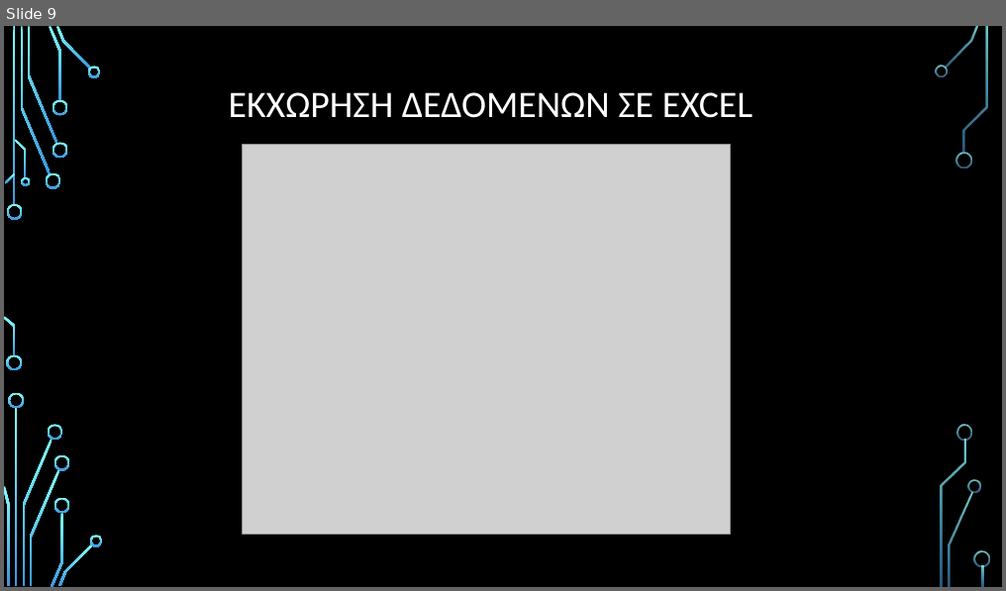
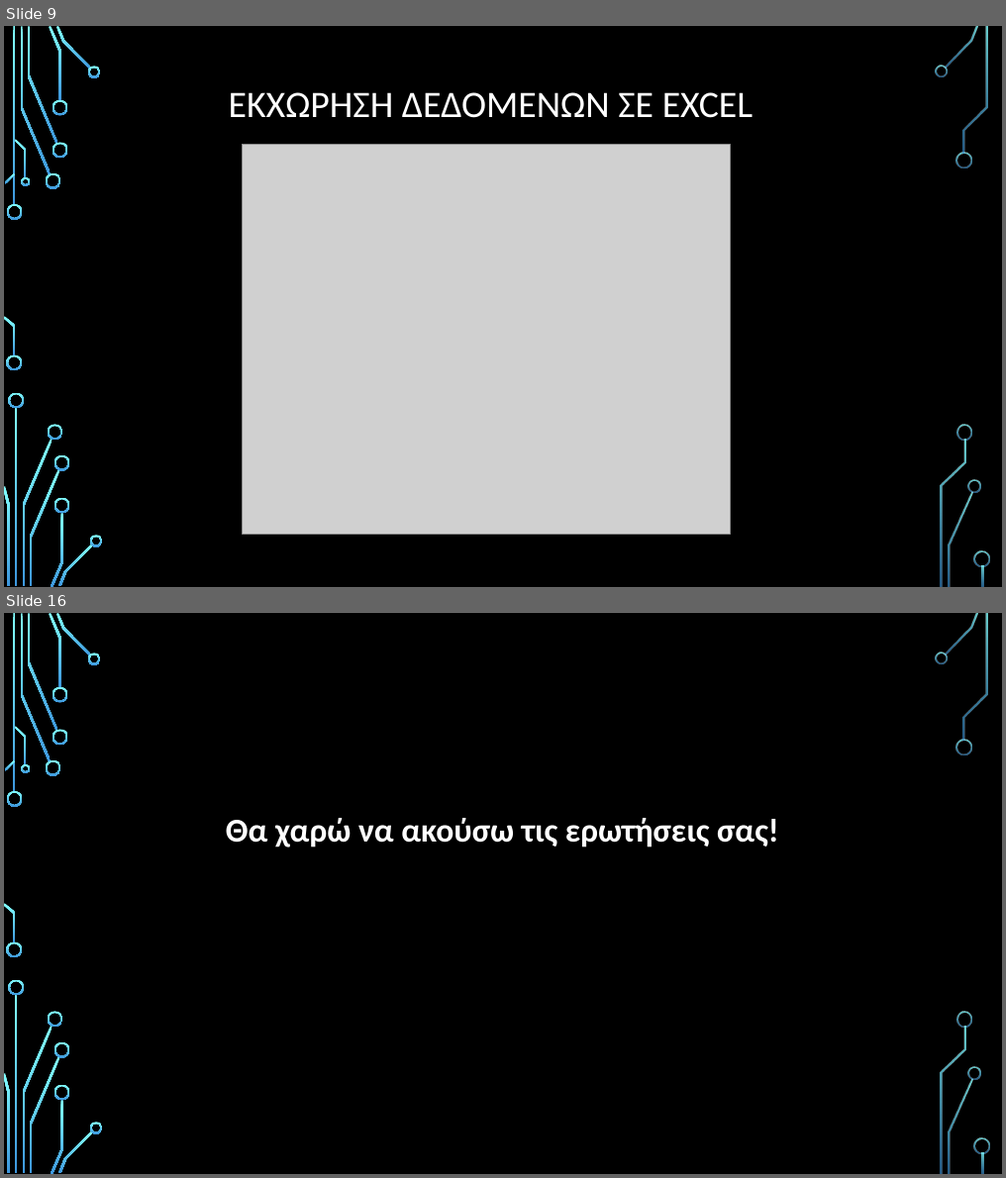
Before and after one commit to johny-kampe/Athletic-Performance-Optimization-Diploma-Thesis, a slide deck: Athletic Performance Optimization.pptx. Shown one above the other, each under a label of ours: slide 9 before the commit, slides 9 and 16 after it; the slides between them are not shown. The pictures are 1006x591 and 1006x1178 pixels, drawn with LibreOffice and Linux fonts; fonts in the diff are those of the drawing; grey boxes stand for pictures; background and template pictures are left out. Boxes give left, top, right and bottom in pixels: in the first picture for what was removed or moved away, otherwise in the second. Text is boxed around its words. In the diff, an @@ line names an element or a change of style, - is before the commit and + after.

```diff
--- a/Athletic Performance Optimization.pptx
+++ b/Athletic Performance Optimization.pptx
@@ slide 16 added at [4,613,1002,1174], background picture (left out); not listed: 36 template elements that a slide beside it also shows @@
@@ text added at [226,818,779,848], 32 pt, text #FFFFFF, bold @@
+Θα χαρώ να ακούσω τις ερωτήσεις σας!
```
Also in this commit, not shown: 3 slides changed, 5 other slides added, 4 slides removed.
